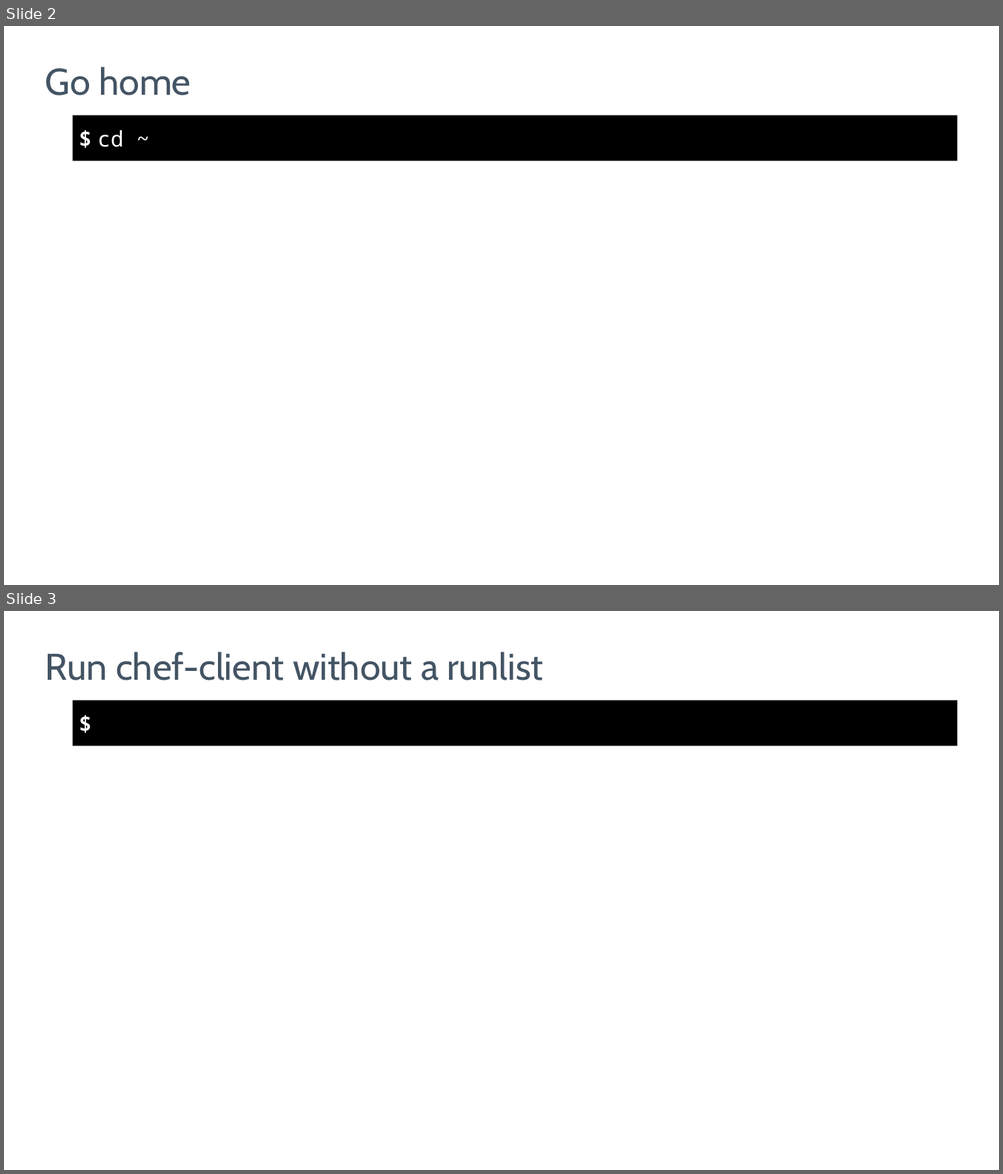
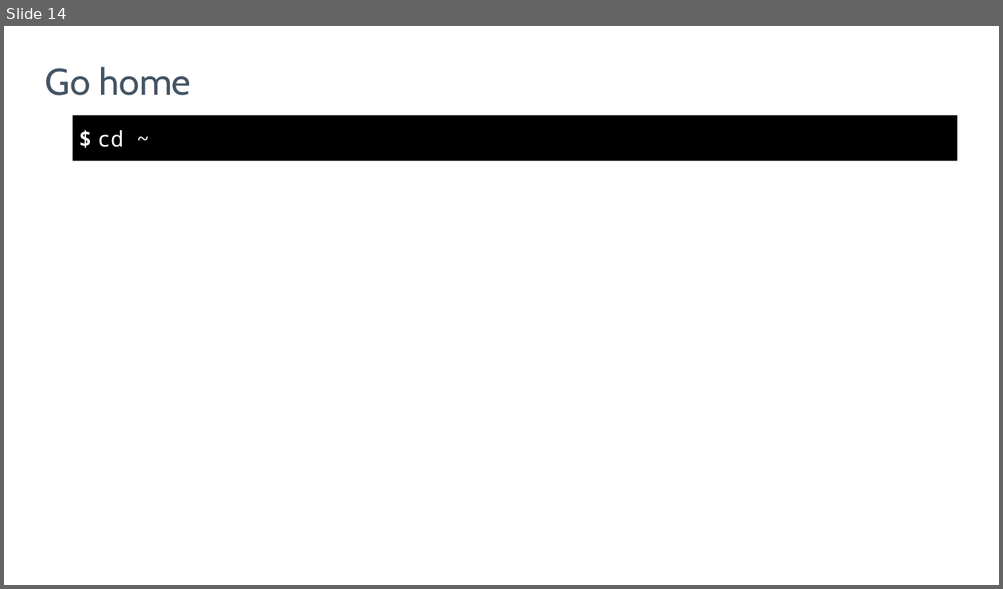
Before and after one commit to nathenharvey/introduction-to-inspec, a slide deck: powerpoint/Continuous-Compliance.pptx. Shown one above the other, each under a label of ours: slides 2 and 3 before the commit, slide 14 after it. The pictures are 1003x1174 and 1003x589 pixels, drawn with LibreOffice and Linux fonts; fonts in the diff are those of the drawing; background and template pictures are left out. Boxes give left, top, right and bottom in pixels: in the first picture for what was removed or moved away, otherwise in the second. Text is boxed around its words. In the diff, an @@ line names an element or a change of style, - is before the commit and + after.

Commit message:
Get started on real continuous compliance slides
* Login to Automate
* Review your node
* Run chef-client
* See failing compliance control

```diff
--- a/powerpoint/Continuous-Compliance.pptx
+++ b/powerpoint/Continuous-Compliance.pptx
@@ slide 3 removed at [4,611,999,1170], background picture (left out); not listed: 1 template element that a slide beside it also shows @@
@@ title removed at [45,652,543,681] @@
-Run chef-client without a runlist
@@ what was slide 2 is now slide 14 @@
```
Also in this commit, not shown: 22 slides added, 8 other slides removed.
